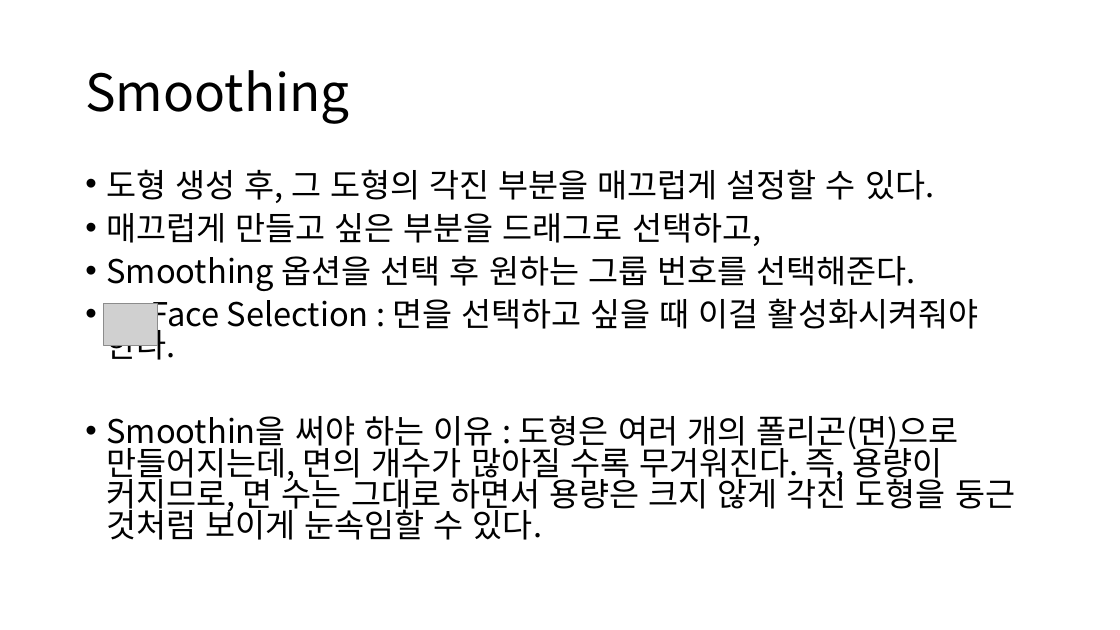
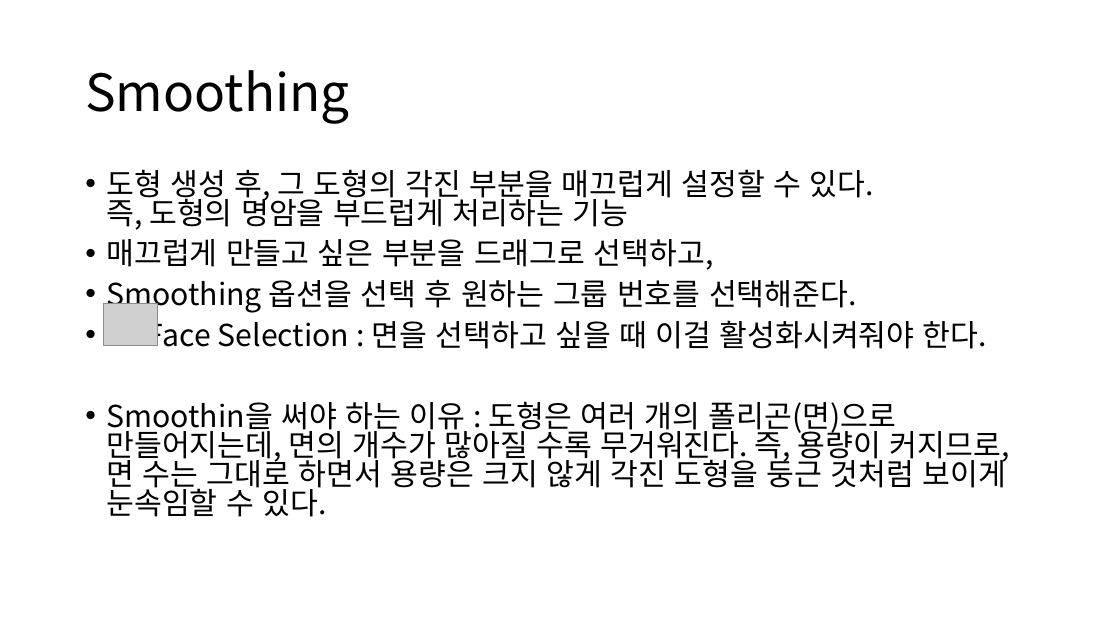
Before and after one commit to ysooj/Gihoek_2, a slide deck: slide 9 of (3.5) 프로빌더.pptx. Drawn at 1120x630 pixels with LibreOffice and Linux fonts; fonts in the diff are those of the drawing; grey boxes stand for pictures. Boxes give left, top, right and bottom in pixels: in the first picture for what was removed or moved away, otherwise in the second. Text is boxed around its words. In the diff, an @@ line names an element or a change of style, - is before the commit and + after.

```diff
--- a/(3.5) 프로빌더.pptx
+++ b/(3.5) 프로빌더.pptx
@@ text at (106,169,874,230): text changed; size 28 to 25.9 pt @@
-• 도형 생성 후, 그 도형의 각진 부분을 매끄럽게 설정할 수 있다.
+• 도형 생성 후, 그 도형의 각진 부분을 매끄럽게 설정할 수 있다.
+  즉, 도형의 명암을 부드럽게 처리하는 기능
@@ text at (106,239,1010,517): size 28 to 25.9 pt in "매끄럽게 만들고 싶은 부분을 드래그로 선택하고,", "Smoothing 옵션을 선택 후 원하는 그룹 번호를 ...", "Face Selection : 면을 선택하고 싶을 때 ...", "Smoothin을 써야 하는 이유 : 도형은 여러 ..." @@
```
Also in this commit, not shown: 1 other file.
